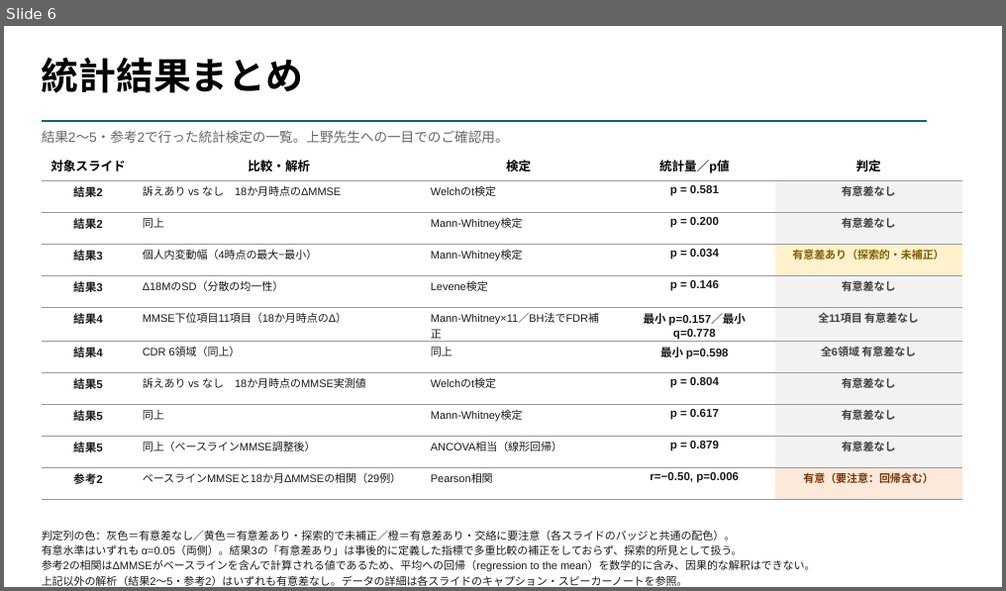
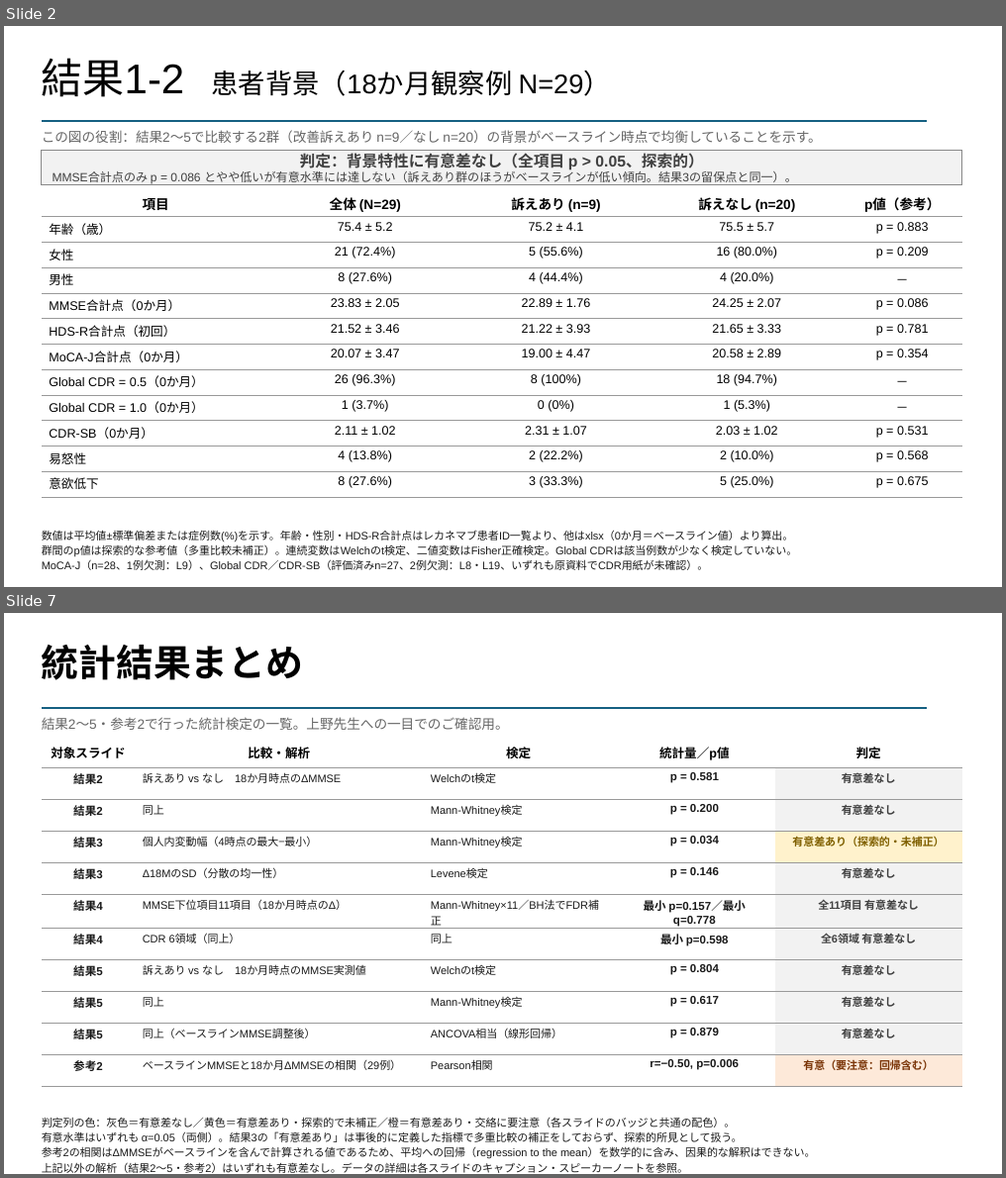
Before and after one commit to Yusuke013186/-, a slide deck: 8月5日に見せるスライド_更新版.pptx. Shown one above the other, each under a label of ours: slide 6 before the commit, slides 2 and 7 after it; the slides between them are not shown. The pictures are 1006x591 and 1006x1178 pixels, drawn with LibreOffice and Linux fonts; fonts in the diff are those of the drawing. Boxes give left, top, right and bottom in pixels: in the first picture for what was removed or moved away, otherwise in the second. Text is boxed around its words. In the diff, an @@ line names an element or a change of style, - is before the commit and + after.

```diff
--- a/8月5日に見せるスライド_更新版.pptx
+++ b/8月5日に見せるスライド_更新版.pptx
@@ slide 2 added at [4,26,1002,587], background #FFFFFF @@
@@ text added at [42,58,611,97], 26 pt, text #000000 @@
+結果1-2 患者背景（18か月観察例 N=29）
@@ line added from (42, 121) to (927, 121), #156082 1.75 pt @@
@@ text added at [42,130,821,143], 13 pt, text #666666 @@
+この図の役割：結果2〜5で比較する2群（改善訴えあり n=9／なし n=20）の背景がベースライン時点で均衡していることを示す。
@@ rectangle added at [42,151,962,184], fill #F2F2F2, outline #888888 1 pt, 11.5 pt, text #404040 @@
+判定：背景特性に有意差なし（全項目 p > 0.05、探索的）
+MMSE合計点のみ p = 0.086 とやや低いが有意水準には達しない（訴えあり群のほうがベースラインが低い傾向。結果3の留保点と同一）。
@@ table added at [42,191,962,497], 12 rows, 5 columns @@
+項目 | 全体 (N=29) | 訴えあり (n=9) | 訴えなし (n=20) | p値（参考）
+年齢（歳） | 75.4 ± 5.2 | 75.2 ± 4.1 | 75.5 ± 5.7 | p = 0.883
+女性 | 21 (72.4%) | 5 (55.6%) | 16 (80.0%) | p = 0.209
+男性 | 8 (27.6%) | 4 (44.4%) | 4 (20.0%) | －
+MMSE合計点（0か月） | 23.83 ± 2.05 | 22.89 ± 1.76 | 24.25 ± 2.07 | p = 0.086
+HDS-R合計点（初回） | 21.52 ± 3.46 | 21.22 ± 3.93 | 21.65 ± 3.33 | p = 0.781
+MoCA-J合計点（0か月） | 20.07 ± 3.47 | 19.00 ± 4.47 | 20.58 ± 2.89 | p = 0.354
+Global CDR = 0.5（0か月） | 26 (96.3%) | 8 (100%) | 18 (94.7%) | －
+Global CDR = 1.0（0か月） | 1 (3.7%) | 0 (0%) | 1 (5.3%) | －
+CDR-SB（0か月） | 2.11 ± 1.02 | 2.31 ± 1.07 | 2.03 ± 1.02 | p = 0.531
+易怒性 | 4 (13.8%) | 2 (22.2%) | 2 (10.0%) | p = 0.568
+意欲低下 | 8 (27.6%) | 3 (33.3%) | 5 (25.0%) | p = 0.675
@@ text added at [42,530,798,570], 10.5 pt, text #1A1A1A @@
+数値は平均値±標準偏差または症例数(%)を示す。年齢・性別・HDS-R合計点はレカネマブ患者ID一覧より、他はxlsx（0か月＝ベースライン値）より算出。
+群間のp値は探索的な参考値（多重比較未補正）。連続変数はWelchのt検定、二値変数はFisher正確検定。Global CDRは該当例数が少なく検定していない。
+MoCA-J（n=28、1例欠測：L9）、Global CDR／CDR-SB（評価済みn=27、2例欠測：L8・L19、いずれも原資料でCDR用紙が未確認）。
@@ what was slide 6 is now slide 7 @@
```
Also in this commit, not shown: 2 other files.
